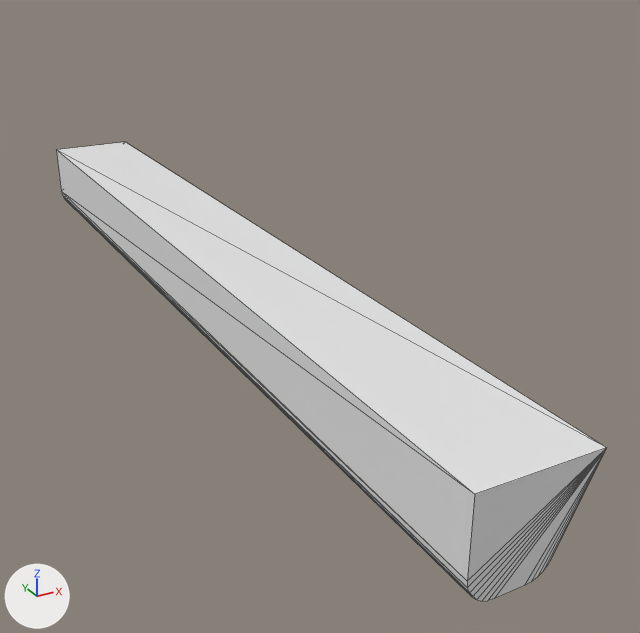
One commit to the OBJ model assets/urdf/fmb/pegs/peg_36/sdf_hybrid/coacd/decomp_0.obj: the scene before it, then after it.
Before and after are seen from a 50 mm camera at (-0.06, -0.092, 0.0343) aimed at (-0.0086, 0.0014, -0.0124). The lights are fixed; the arrows at lower left show +X, +Y and +Z. The first picture is the older version. Mesh edges are drawn as thin lines. Where no turn or scale is listed for an object, it has been applied to the vertices.

In view in the first picture: 'decomp_0'.
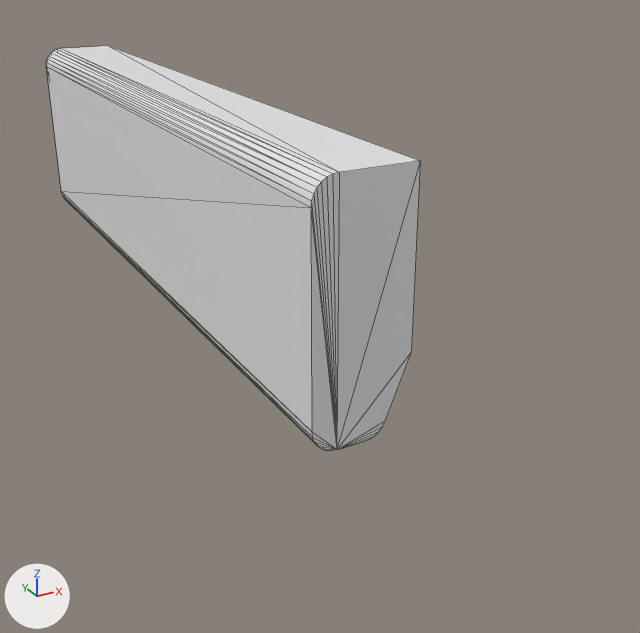
What changed in the scene script:
```text
Change me_decomp_0:
    used by ob_decomp_0; location = (0.0, 0.0, 0.0)
    remove me_decomp_0.from_pydata(...)  # 32 vertices, 60 faces; spans x -0.024..-0.0109, y -0.05..0.075, z -0.0144..-0.0035
    add me_decomp_0.from_pydata(...)  # 48 vertices, 92 faces; spans x -0.024..-0.0124, y -0.025..0.075, z -0.0144..0.0144
    me_decomp_0 part 1
    8 vertices are removed from x -0.024..-0.0109, y -0.05..0.075, z -0.0144..-0.0035
    42 faces are deleted
    10 vertices in x -0.024..-0.0157, y -0.05, z -0.0143..-0.0115 move by (0.0, 0.025, 0.0)
    14 vertices are added at x -0.024..-0.0124, y -0.025, z -0.0144..0.0144
    10 new vertices lie (0.0, 0.1, 0.0) away from vertices in x -0.024..-0.0124, y -0.025, z -0.0054..0.0144
    74 new faces join them
```

Boxes (x1, y1, x2, y2) around the edits, measured in the pictures (640 x 633 px):
'decomp_0', reshaped (32% narrower, 12% shorter): before (57, 142, 607, 601); after (46, 46, 421, 451)
